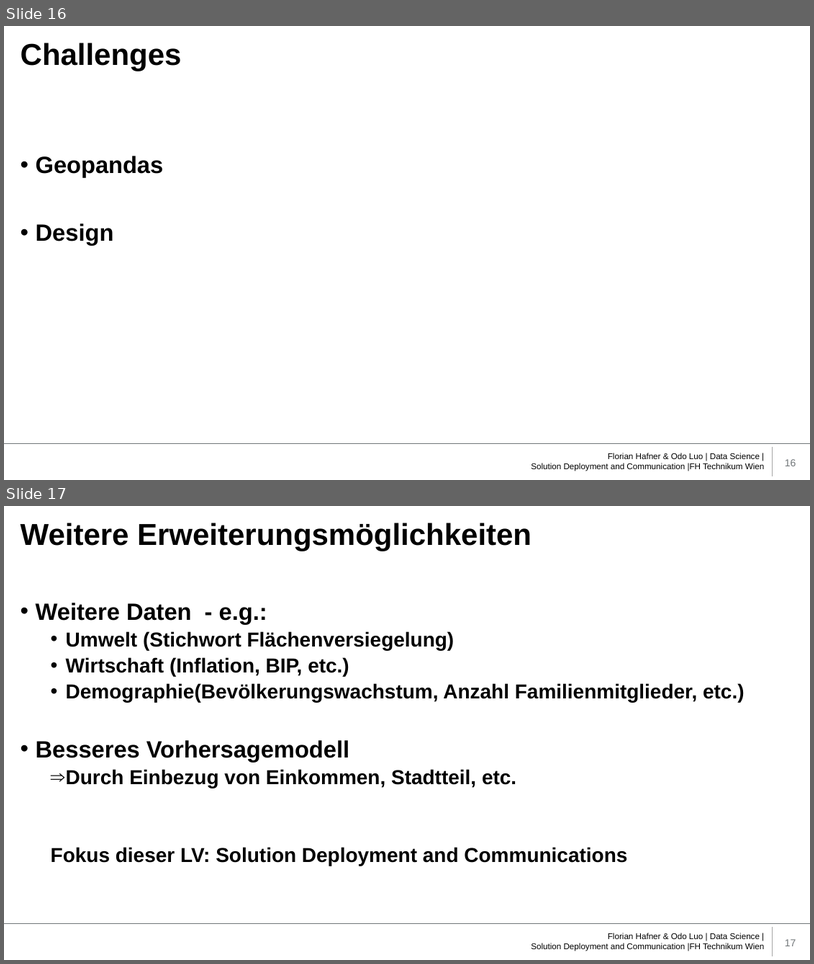
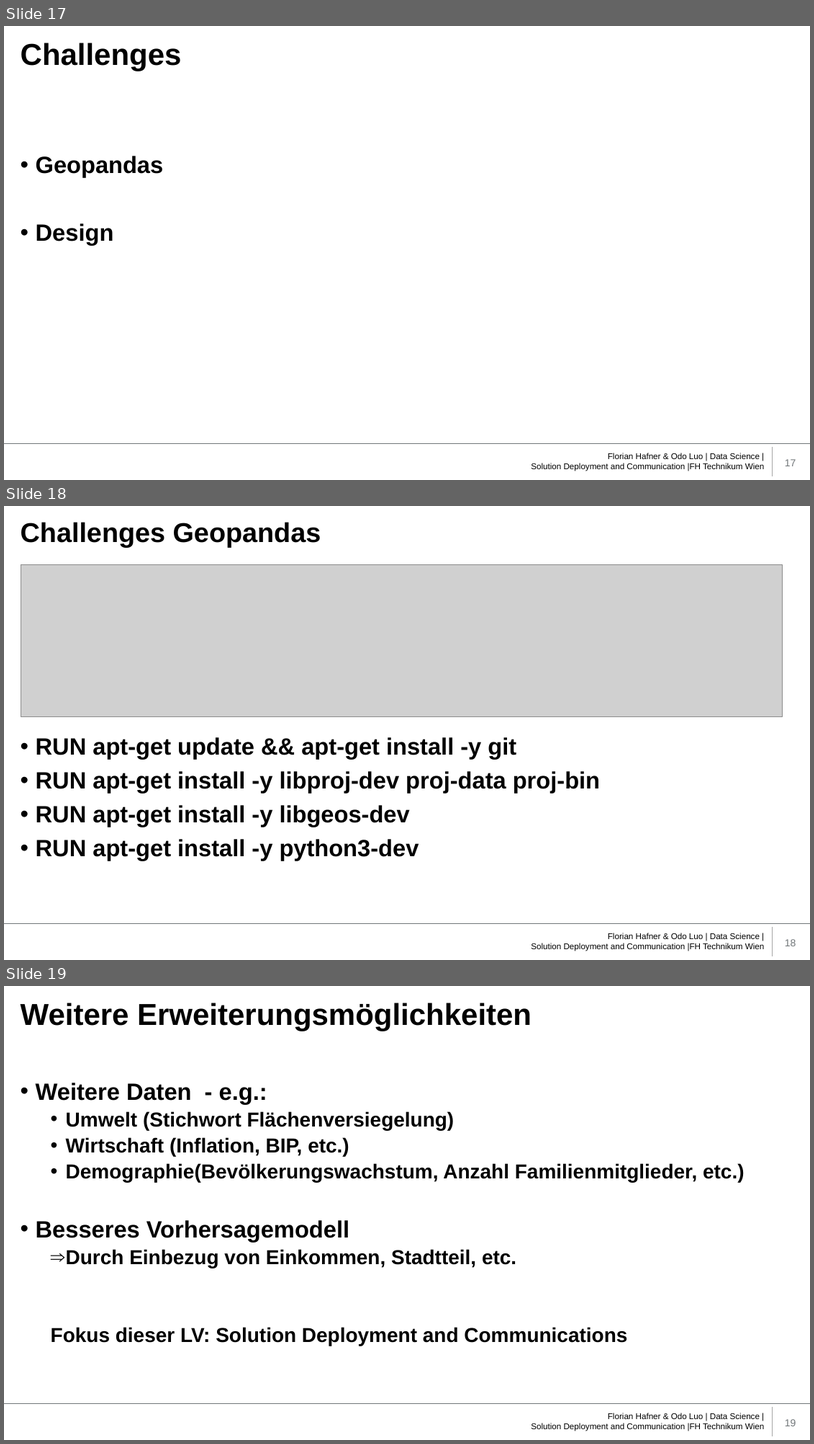
Before and after one commit to ds20m017/rent-dashboard, a slide deck: Wohnsituation_Austria.pptx. Shown one above the other, each under a label of ours: slides 16 and 17 before the commit, slides 17, 18 and 19 after it. The pictures are 814x964 and 814x1444 pixels, drawn with LibreOffice and Linux fonts; fonts in the diff are those of the drawing; grey boxes stand for pictures; background and template pictures are left out. Boxes give left, top, right and bottom in pixels: in the first picture for what was removed or moved away, otherwise in the second. Text is boxed around its words. In the diff, an @@ line names an element or a change of style, - is before the commit and + after.

Commit message:
Präsentation

```diff
--- a/Wohnsituation_Austria.pptx
+++ b/Wohnsituation_Austria.pptx
@@ slide 18 added at bbox=[4, 506, 810, 960], background #FFFFFF; not listed: 4 template elements that a slide beside it also shows @@
@@ title added at bbox=[21, 522, 322, 548], 32.4 pt, text #000000, bold @@
+Challenges Geopandas
@@ picture added at bbox=[21, 565, 782, 717] @@
@@ text added at bbox=[36, 737, 600, 860], 28 pt, text #000000, bold @@
+• RUN apt-get update && apt-get install -y git
+• RUN apt-get install -y libproj-dev proj-data proj-bin
+• RUN apt-get install -y libgeos-dev
+• RUN apt-get install -y python3-dev
@@ what was slide 16 is now slide 17 @@
@@ page number at bbox=[785, 459, 797, 466]: text changed @@
-16
+17
@@ what was slide 17 is now slide 19 @@
@@ page number at bbox=[785, 1419, 797, 1426]: text changed @@
-17
+19
```
Also in this commit, not shown: 1 other slide added.
